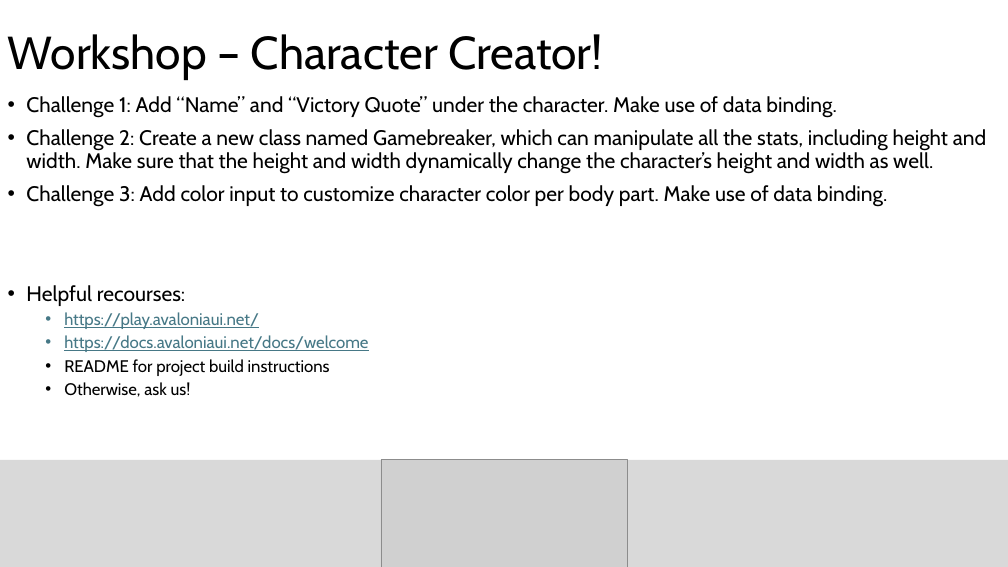
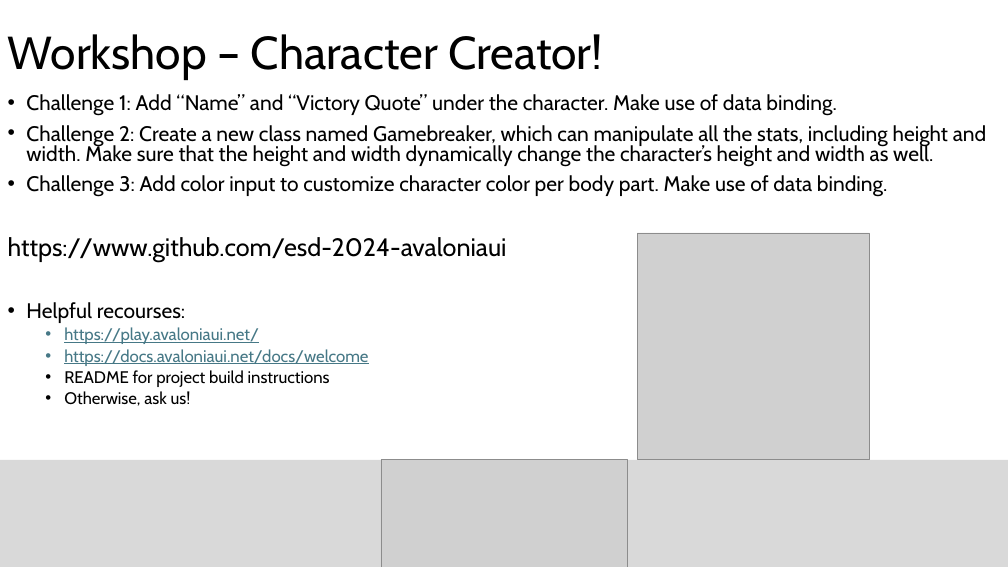
Before and after one commit to sebivenlo/esd-2024-avaloniaui, a slide deck: slide 14 of presentation/AvaloniaUI_presentation.pptx. Drawn at 1008x567 pixels with LibreOffice and Linux fonts; fonts in the diff are those of the drawing; grey boxes stand for pictures. Boxes give left, top, right and bottom in pixels: in the first picture for what was removed or moved away, otherwise in the second. Text is boxed around its words. In the diff, an @@ line names an element or a change of style, - is before the commit and + after.

Commit message:
add repository link to presentation

```diff
--- a/presentation/AvaloniaUI_presentation.pptx
+++ b/presentation/AvaloniaUI_presentation.pptx
@@ text at bbox=[26, 94, 987, 406]: line spacing 0.9 to 0.8 @@
@@ text at bbox=[8, 237, 507, 262]: paragraph added @@
+https://www.github.com/esd-2024-avaloniaui
@@ picture added at bbox=[637, 233, 870, 460] @@
```
